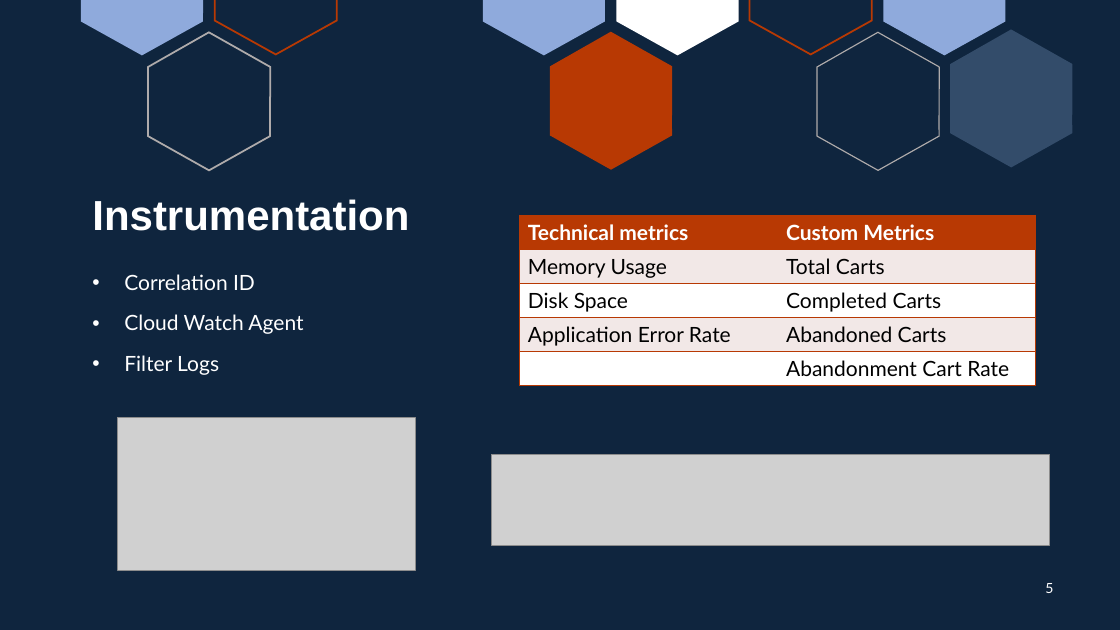
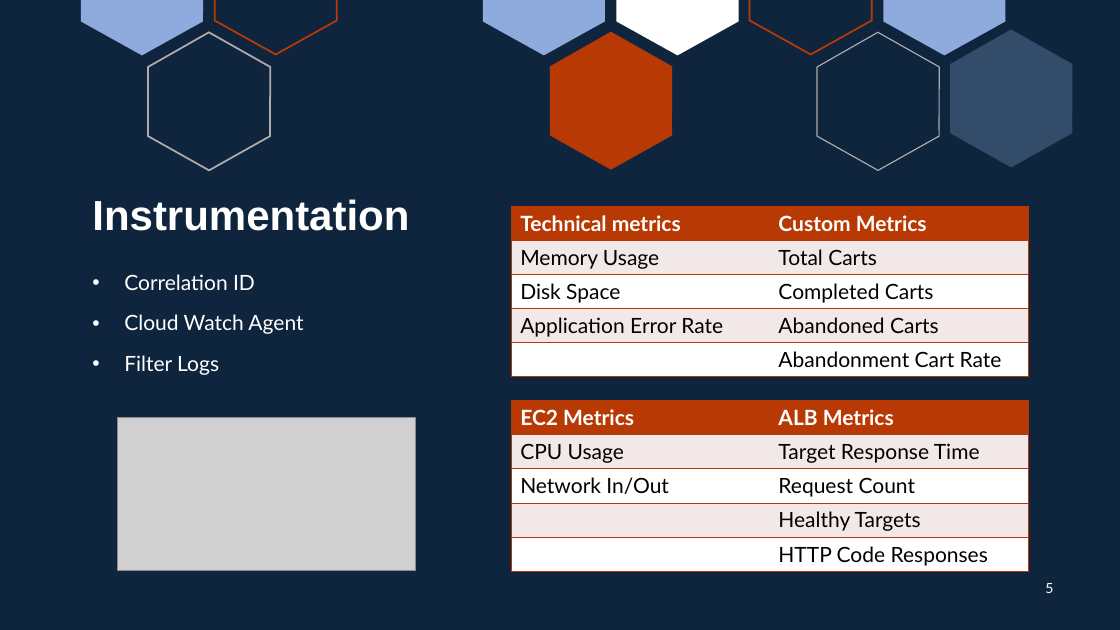
Before and after one commit to Jcaldana97/ce-lab-project-2-instrumented-monitored-service, a slide deck: slide 5 of presentation/Project2-Instrumented-Monitored-Service.pptx. Drawn at 1120x630 pixels with LibreOffice and Linux fonts; fonts in the diff are those of the drawing; grey boxes stand for pictures. Boxes give left, top, right and bottom in pixels: in the first picture for what was removed or moved away, otherwise in the second. Text is boxed around its words. In the diff, an @@ line names an element or a change of style, - is before the commit and + after.

```diff
--- a/presentation/Project2-Instrumented-Monitored-Service.pptx
+++ b/presentation/Project2-Instrumented-Monitored-Service.pptx
@@ table: place and size @@
-table at (519, 215, 1035, 386)
+table at (512, 206, 1028, 376)
@@ table added at (512, 401, 1028, 571), 5 rows, 2 columns @@
+EC2 Metrics | ALB Metrics
+CPU Usage | Target Response Time
+Network In/Out | Request Count
+ | Healthy Targets
+ | HTTP Code Responses
@@ picture removed at (492, 455, 1049, 545) @@
```
Also in this commit, not shown: 2 other slides changed, 1 other file.
